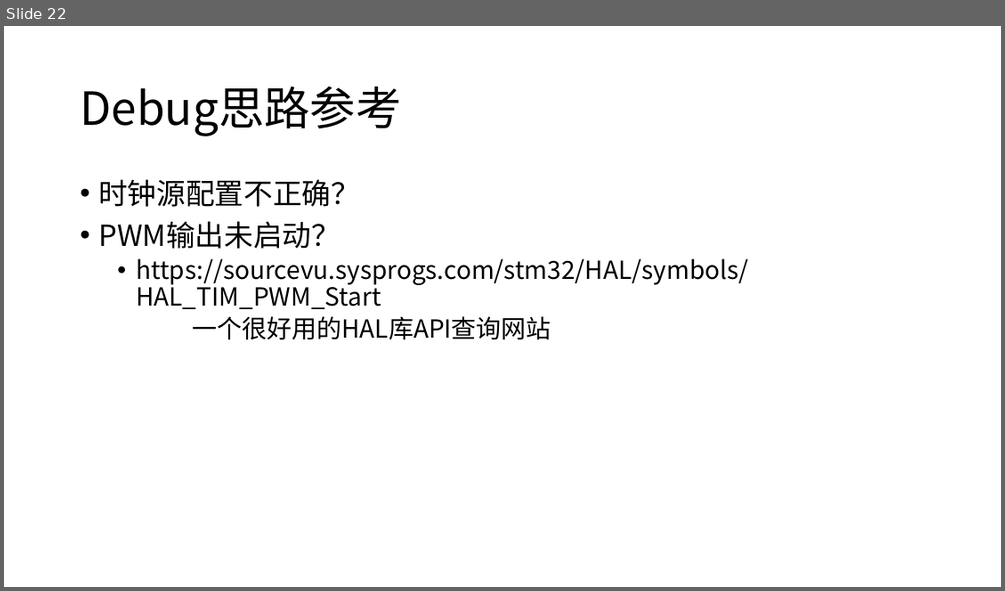
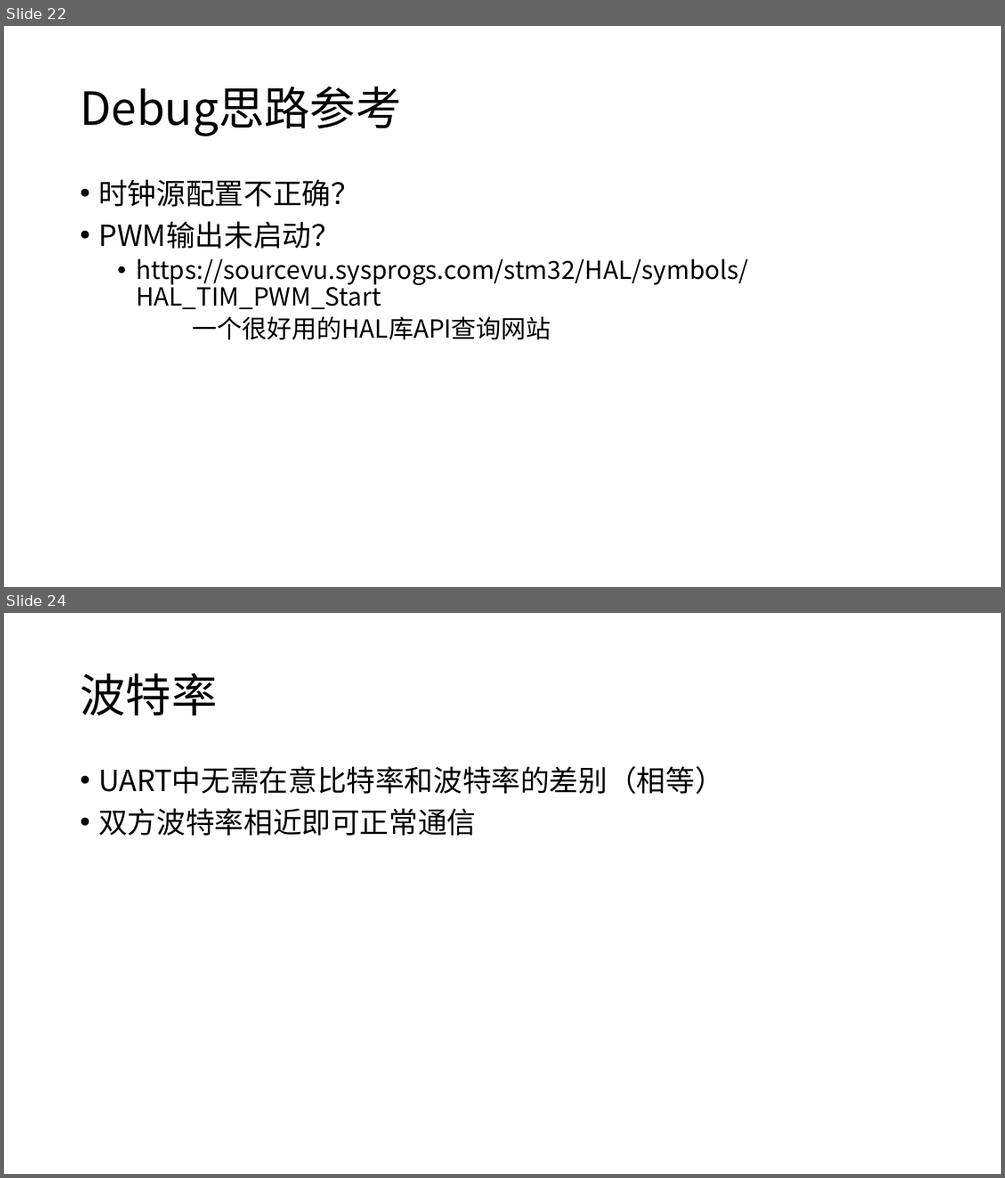
Before and after one commit to JLU-Robomaster-Embedded/embedded_tutorial, a slide deck: 2_STM32基本功能.pptx. Shown one above the other, each under a label of ours: slide 22 before the commit, slides 22 and 24 after it; the slides between them are not shown. The pictures are 1005x591 and 1005x1178 pixels, drawn with LibreOffice and Linux fonts; fonts in the diff are those of the drawing. Boxes give left, top, right and bottom in pixels: in the first picture for what was removed or moved away, otherwise in the second. Text is boxed around its words. In the diff, an @@ line names an element or a change of style, - is before the commit and + after.

```diff
--- a/2_STM32基本功能.pptx
+++ b/2_STM32基本功能.pptx
@@ slide 24 added at (4,613,1001,1174), background #FFFFFF @@
@@ title added at (80,673,217,715), 44 pt, text #000000 @@
+波特率
@@ text added at (98,766,723,835), 28 pt, text #000000 @@
+• UART中无需在意比特率和波特率的差别（相等）
+• 双方波特率相近即可正常通信
```
Also in this commit, not shown: 18 other slides added.
